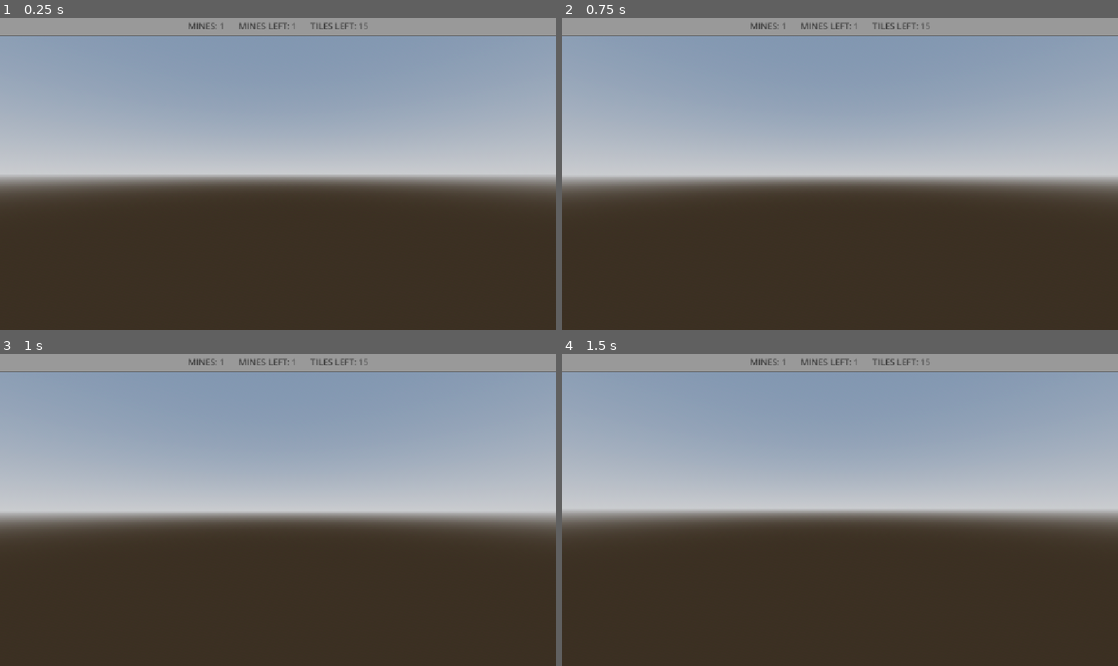
Above: before the commit, frames 1-4 (two rows, left to right).
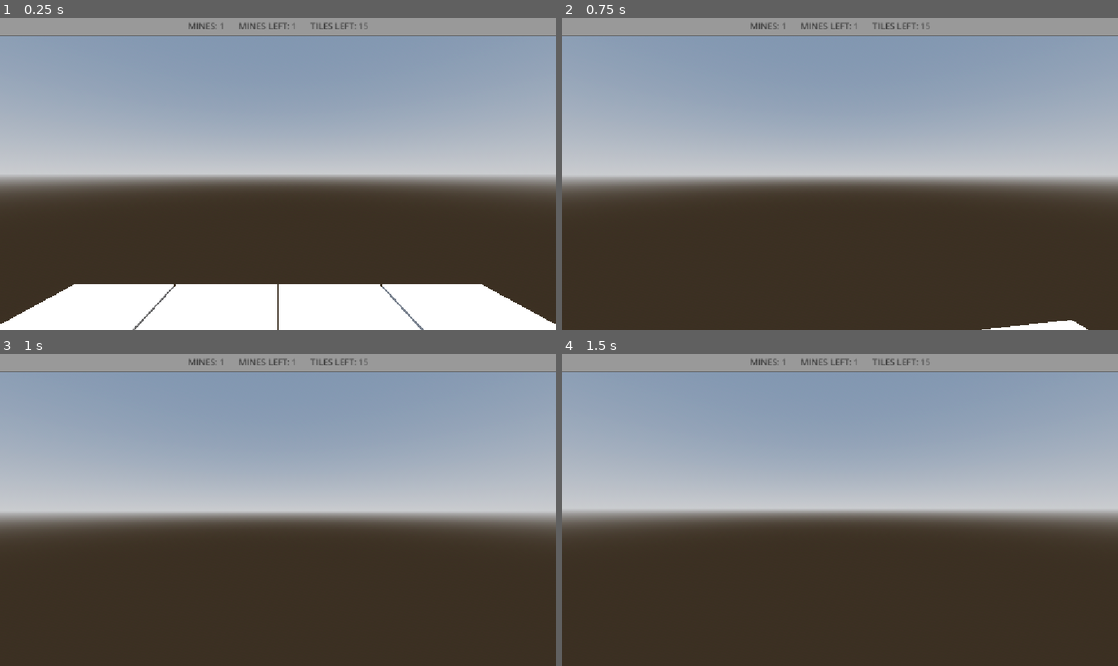
Above: after the commit, the same moments.

Repository: jaFriend/Isosweeper
Game: Godot game, scene res://scenes/level.tscn
Same seed, same stepped clock (60 frames per second), same inputs: the game is played once before the commit and once after it. This scene is started directly instead of the project's main scene.
Inputs (mouse positions are in pixels of both pictures, inside the frame that each line leads up to):
- Up to frame 1 (0.25 s): no input
- Up to frame 2 (0.75 s): tap Enter at 0.5 s; move the mouse to (867, 170) at 0.52 s; hold W (movement_forwards) from 0.53 s (still down); click (867, 170) at 0.6 s
- Up to frame 3 (1 s): keep holding W (movement_forwards); tap Space (movement_jump) at 0.77 s
- Up to frame 4 (1.5 s): keep holding W (movement_forwards); tap Space (movement_jump) at 1.25 s; move the mouse to (812, 510) at 1.27 s; right-click (812, 510) at 1.35 s

The runs differ from the first frame. In frame 1, 13% of the frame differs, in the area x 0-100%, y 85-100%; in frame 2, 0.3%; in frame 3, nothing differs; in frame 4, nothing differs.
Error in both runs: Out of bounds get index '0' (on base: 'Array[LevelInfo]') (res://scripts/level_manager.gd:45)

Commit message:
Added SoundManager, Separated Level UI

Diff:
--- /dev/null
+++ b/default_bus_layout.tres
@@ -0,0 +1,15 @@
+[gd_resource type="AudioBusLayout" format=3 uid="uid://jpwwaaleonpo"]
+
+[resource]
+bus/1/name = &"Music"
+bus/1/solo = false
+bus/1/mute = false
+bus/1/bypass_fx = false
+bus/1/volume_db = 0.0
+bus/1/send = &"Master"
+bus/2/name = &"Effects"
+bus/2/solo = false
+bus/2/mute = false
+bus/2/bypass_fx = false
+bus/2/volume_db = 0.0
+bus/2/send = &"Master"
--- a/project.godot
+++ b/project.godot
@@ -14,11 +14,16 @@
 run/main_scene="uid://mxatbfqxi0cy"
 config/features=PackedStringArray("4.6", "Forward Plus")
 
+[audio]
+
+buses/default_bus_layout="uid://jpwwaaleonpo"
+
 [autoload]
 
 GameEvents="*uid://beu8ecoywc04h"
 LevelManager="*uid://cmxwvvfqa78t1"
 SceneManager="*uid://befeu70kx1py8"
+AudioManager="*uid://crse8t6xjjwb0"
 SaveManager="*uid://dokl02esu1ayo"
 
 [display]
--- a/scenes/level.tscn
+++ b/scenes/level.tscn
@@ -2,6 +2,7 @@
 
 [ext_resource type="Script" uid="uid://d1l6tnwfngyp6" path="res://scripts/level.gd" id="1_w7c3h"]
 [ext_resource type="PackedScene" uid="uid://bs72ogkvdd7d6" path="res://addons/proto_controller/proto_controller.tscn" id="2_w8frs"]
+[ext_resource type="PackedScene" uid="uid://gfgil1qpr2oo" path="res://scenes/level_ui.tscn" id="3_klq6b"]
 [ext_resource type="PackedScene" uid="uid://cygjdgyxfrwka" path="res://scenes/level_pause_menu.tscn" id="3_w8frs"]
 [ext_resource type="MeshLibrary" uid="uid://bfrx7fhioyk5f" path="res://assets/numbers.tres" id="4_mx8sn"]
 [ext_resource type="MeshLibrary" uid="uid://bjunplhftxyox" path="res://assets/tiles.tres" id="5_ppgk2"]
@@ -31,10 +32,6 @@
 font_color = Color(0, 0.735357, 0, 1)
 outline_size = 8
 outline_color = Color(0, 0, 0, 1)
-
-[sub_resource type="StyleBoxFlat" id="StyleBoxFlat_2r41h"]
-border_width_bottom = 3
-border_color = Color(0.34901962, 0.34901962, 0.34901962, 1)
 
 [sub_resource type="BoxShape3D" id="BoxShape3D_2r41h"]
 
@@ -89,73 +86,7 @@
 horizontal_alignment = 1
 vertical_alignment = 1
 
-[node name="LevelUI" type="Control" parent="." unique_id=521962278]
-layout_mode = 3
-anchors_preset = 10
-anchor_right = 1.0
-grow_horizontal = 2
-
-[node name="PanelContainer" type="PanelContainer" parent="LevelUI" unique_id=2105011381]
-custom_minimum_size = Vector2(0, 40)
-layout_mode = 1
-anchors_preset = 10
-anchor_right = 1.0
-grow_horizontal = 2
-theme_override_styles/panel = SubResource("StyleBoxFlat_2r41h")
-
-[node name="MarginContainer" type="MarginContainer" parent="LevelUI/PanelContainer" unique_id=1891525397]
-layout_mode = 2
-
-[node name="HBoxContainer" type="HBoxContainer" parent="LevelUI/PanelContainer/MarginContainer" unique_id=1093348575]
-layout_mode = 2
-size_flags_horizontal = 4
-
-[node name="Mines_text" type="Label" parent="LevelUI/PanelContainer/MarginContainer/HBoxContainer" unique_id=1229051996]
-layout_mode = 2
-theme_override_colors/font_color = Color(0.24780053, 0.24780053, 0.24780053, 1)
-theme_override_font_sizes/font_size = 18
-text = "MINES:"
-
-[node name="Mines" type="Label" parent="LevelUI/PanelContainer/MarginContainer/HBoxContainer" unique_id=1439774779]
-layout_mode = 2
-theme_override_colors/font_color = Color(0.3491902, 0.3491902, 0.3491902, 1)
-theme_override_font_sizes/font_size = 18
-text = "000"
-horizontal_alignment = 1
-
-[node name="Control" type="Control" parent="LevelUI/PanelContainer/MarginContainer/HBoxContainer" unique_id=487074355]
-custom_minimum_size = Vector2(20, 0)
-layout_mode = 2
-
-[node name="MinesLeft_text" type="Label" parent="LevelUI/PanelContainer/MarginContainer/HBoxContainer" unique_id=2098212806]
-layout_mode = 2
-theme_override_colors/font_color = Color(0.24780053, 0.24780053, 0.24780053, 1)
-theme_override_font_sizes/font_size = 18
-text = "MINES LEFT:"
-
-[node name="MinesLeft" type="Label" parent="LevelUI/PanelContainer/MarginContainer/HBoxContainer" unique_id=1418452615]
-layout_mode = 2
-theme_override_colors/font_color = Color(0.3491902, 0.3491902, 0.3491902, 1)
-theme_override_font_sizes/font_size = 18
-text = "000"
-horizontal_alignment = 1
-
-[node name="Control2" type="Control" parent="LevelUI/PanelContainer/MarginContainer/HBoxContainer" unique_id=843304299]
-custom_minimum_size = Vector2(20, 0)
-layout_mode = 2
-
-[node name="TilesLeft_text" type="Label" parent="LevelUI/PanelContainer/MarginContainer/HBoxContainer" unique_id=2052262330]
-layout_mode = 2
-theme_override_colors/font_color = Color(0.24780053, 0.24780053, 0.24780053, 1)
-theme_override_font_sizes/font_size = 18
-text = "TILES LEFT:"
-
-[node name="TilesLeft" type="Label" parent="LevelUI/PanelContainer/MarginContainer/HBoxContainer" unique_id=1412899579]
-layout_mode = 2
-theme_override_colors/font_color = Color(0.3491902, 0.3491902, 0.3491902, 1)
-theme_override_font_sizes/font_size = 18
-text = "000"
-horizontal_alignment = 1
+[node name="LevelUI" parent="." unique_id=587057653 instance=ExtResource("3_klq6b")]
 
 [node name="LevelPauseMenu" parent="." unique_id=1526420097 instance=ExtResource("3_w8frs")]
 visible = false
@@ -170,6 +101,7 @@
 mesh_library = ExtResource("5_ppgk2")
 cell_size = Vector3(1, 1, 1)
 collision_layer = 3
+metadata/_editor_floor_ = Vector3(0, 0, 0)
 
 [node name="FlagsGridMap" type="GridMap" parent="." unique_id=2102483366]
 transform = Transform3D(1, 0, 0, 0, 1, 0, 0, 0, 1, 0, -0.5, 0)
@@ -181,3 +113,4 @@
 [node name="TilesCollision" type="CollisionShape3D" parent="TilesBody" unique_id=267098020]
 transform = Transform3D(1, 0, 0, 0, 1, 0, 0, 0, 1, 2, 0, 2)
 shape = SubResource("BoxShape3D_2r41h")
+debug_color = Color(1.7327071e-05, 0.8094265, 0.9439877, 0.41960785)
--- /dev/null
+++ b/scenes/level_ui.tscn
@@ -0,0 +1,76 @@
+[gd_scene format=3 uid="uid://gfgil1qpr2oo"]
+
+[ext_resource type="Script" uid="uid://bxk0rgjyyih7b" path="res://scripts/level_ui.gd" id="1_exbfu"]
+
+[sub_resource type="StyleBoxFlat" id="StyleBoxFlat_2r41h"]
+border_width_bottom = 3
+border_color = Color(0.34901962, 0.34901962, 0.34901962, 1)
+
+[node name="LevelUI" type="Control" unique_id=587057653]
+layout_mode = 3
+anchors_preset = 10
+anchor_right = 1.0
+grow_horizontal = 2
+script = ExtResource("1_exbfu")
+
+[node name="PanelContainer" type="PanelContainer" parent="." unique_id=1775091328]
+custom_minimum_size = Vector2(0, 40)
+layout_mode = 1
+anchors_preset = 10
+anchor_right = 1.0
+grow_horizontal = 2
+theme_override_styles/panel = SubResource("StyleBoxFlat_2r41h")
+
+[node name="MarginContainer" type="MarginContainer" parent="PanelContainer" unique_id=1310275622]
+layout_mode = 2
+
+[node name="HBoxContainer" type="HBoxContainer" parent="PanelContainer/MarginContainer" unique_id=646125579]
+layout_mode = 2
+size_flags_horizontal = 4
+
+[node name="Mines_text" type="Label" parent="PanelContainer/MarginContainer/HBoxContainer" unique_id=1855329225]
+layout_mode = 2
+theme_override_colors/font_color = Color(0.24780053, 0.24780053, 0.24780053, 1)
+theme_override_font_sizes/font_size = 18
+text = "MINES:"
+
+[node name="Mines" type="Label" parent="PanelContainer/MarginContainer/HBoxContainer" unique_id=156404078]
+layout_mode = 2
+theme_override_colors/font_color = Color(0.3491902, 0.3491902, 0.3491902, 1)
+theme_override_font_sizes/font_size = 18
+text = "000"
+horizontal_alignment = 1
+
+[node name="Control" type="Control" parent="PanelContainer/MarginContainer/HBoxContainer" unique_id=43180085]
+custom_minimum_size = Vector2(20, 0)
+layout_mode = 2
+
+[node name="MinesLeft_text" type="Label" parent="PanelContainer/MarginContainer/HBoxContainer" unique_id=1371453834]
+layout_mode = 2
+theme_override_colors/font_color = Color(0.24780053, 0.24780053, 0.24780053, 1)
+theme_override_font_sizes/font_size = 18
+text = "MINES LEFT:"
+
+[node name="MinesLeft" type="Label" parent="PanelContainer/MarginContainer/HBoxContainer" unique_id=1372215152]
+layout_mode = 2
+theme_override_colors/font_color = Color(0.3491902, 0.3491902, 0.3491902, 1)
+theme_override_font_sizes/font_size = 18
+text = "000"
+horizontal_alignment = 1
+
+[node name="Control2" type="Control" parent="PanelContainer/MarginContainer/HBoxContainer" unique_id=543113932]
+custom_minimum_size = Vector2(20, 0)
+layout_mode = 2
+
+[node name="TilesLeft_text" type="Label" parent="PanelContainer/MarginContainer/HBoxContainer" unique_id=1062614918]
+layout_mode = 2
+theme_override_colors/font_color = Color(0.24780053, 0.24780053, 0.24780053, 1)
+theme_override_font_sizes/font_size = 18
+text = "TILES LEFT:"
+
+[node name="TilesLeft" type="Label" parent="PanelContainer/MarginContainer/HBoxContainer" unique_id=395246448]
+layout_mode = 2
+theme_override_colors/font_color = Color(0.3491902, 0.3491902, 0.3491902, 1)
+theme_override_font_sizes/font_size = 18
+text = "000"
+horizontal_alignment = 1
--- /dev/null
+++ b/scripts/audio_manager.gd
@@ -0,0 +1,105 @@
+extends Node
+
+const MAIN_MUSIC: StringName = &"main_music"
+const CLICK_SOUND: StringName = &"click_sound"
+
+class AudioTrack:
+	var stream: AudioStream
+	var volume: float
+	var bus: String
+
+	func _init(init_stream: AudioStream, init_volume: float, init_bus: StringName = "Master") -> void:
+		self.stream = init_stream
+		self.volume = init_volume
+		self.bus = init_bus
+
+class StreamPlayer:
+	var player: AudioStreamPlayer
+	var is_disposable: bool
+	signal destroyed(instance)
+	func _init(parent: Node, bus: StringName, disposable: bool = false) -> void:
+		self.is_disposable = disposable
+		self.player = AudioStreamPlayer.new()
+		parent.add_child(self.player)
+		self.player.bus = bus
+		self.player.process_mode = parent.PROCESS_MODE_ALWAYS
+		if is_disposable:
+			self.player.finished.connect(_on_finished)
+	func _on_finished() -> void:
+		destroyed.emit(self)
+		self.player.queue_free()
+
+	func play_track(audio_track: AudioTrack):
+		self.player.stream = audio_track.stream
+		self.player.volume_db = linear_to_db(audio_track.volume)
+
+		self.player.play()
+	func stop():
+		self.player.stop()
+
+class StreamPlayers:
+	var buses: Dictionary
+
+	class BusController:
+		var players: Array[StreamPlayer]
+		var single: bool
+
+		func _init(parent: Node, name: StringName, is_single: bool) -> void:
+			self.single = is_single
+			if is_single:
+				self.players.append(StreamPlayer.new(parent, name))
+
+		func play_track(parent: Node, audio_track: AudioTrack):
+			if self.single:
+				self.players[0].play_track(audio_track)
+			else:
+				var stream_player: StreamPlayer = StreamPlayer.new(parent, audio_track.bus, true)
+				self.players.append(stream_player)
+				stream_player.destroyed.connect(_on_player_destroyed)
+				stream_player.play_track(audio_track)
+		func stop() -> void:
+			if single:
+				self.players[0].stop()
+		func _on_player_destroyed(instance):
+			self.players.erase(instance)
+
+	func _init() -> void:
+		self.buses = {}
+
+	func add_bus(parent: Node, bus_name: String, is_single: bool):
+		self.buses[bus_name] = BusController.new(parent, bus_name, is_single)
+
+	func play_audio_track(parent: Node, audio_track: AudioTrack):
+		if self.buses.has(audio_track.bus):
+			self.buses[audio_track.bus].play_track(parent, audio_track)
+	func stop_player(bus: String):
+		if bus in self.buses:
+			self.buses[bus].stop()
+
+var audio_tracks: Dictionary
+var stream_players: StreamPlayers
+
+const MUSIC: StringName = &"Music"
+const EFFECTS: StringName = &"Effects"
+
+func _ready() -> void:
+	setup_players()
+	setup_tracks()
+
+	play_audio_track(self.MAIN_MUSIC)
+
+func setup_players() -> void:
+	stream_players = StreamPlayers.new()
+	stream_players.add_bus(self, self.MUSIC, true)
+	stream_players.add_bus(self, self.EFFECTS, false)
+
+func setup_tracks() -> void:
+	audio_tracks[self.MAIN_MUSIC] = AudioTrack.new(load("res://assets/audio/wealthy3.mp3"), 1.0, self.MUSIC)
+	audio_tracks[self.CLICK_SOUND] = AudioTrack.new(load("res://assets/audio/click.mp3"), 1.0, self.EFFECTS)
+
+func play_audio_track(name: StringName) -> void:
+	if audio_tracks.has(name):
+		stream_players.play_audio_track(self, audio_tracks[name])
+
+func stop_audio_bus(name: StringName) -> void:
+	stream_players.stop_player(name)
--- a/scripts/custom_level.gd
+++ b/scripts/custom_level.gd
@@ -33,4 +33,4 @@
 	LevelManager.load_custom_level(level_info)
 
 func _on_back_button_pressed() -> void:
-	SceneManager.transition("res://scenes/main_menu.tscn")
+	SceneManager.transition(SceneManager.SCENES.MAIN_MENU)
--- a/scripts/level.gd
+++ b/scripts/level.gd
@@ -4,10 +4,10 @@
 @onready var tiles_grid_map: GridMap = $TilesGridMap
 @onready var flags_grid_map: GridMap = $FlagsGridMap
 @onready var tiles_collision: CollisionShape3D = $TilesBody/TilesCollision
-@onready var mines_label: Label = $LevelUI/PanelContainer/MarginContainer/HBoxContainer/Mines
-@onready var mines_left_label: Label = $LevelUI/PanelContainer/MarginContainer/HBoxContainer/MinesLeft
-@onready var tiles_left_label: Label = $LevelUI/PanelContainer/MarginContainer/HBoxContainer/TilesLeft
 @onready var level_pause_menu = $LevelPauseMenu
+@onready var proto_controller = $ProtoController
+@onready var level_ui = $LevelUI
+
 var pause_menu_state: bool = false:
 	set(value):
 		pause_menu_state = value
@@ -39,9 +39,11 @@
 	self.pre_generate = level_info.pre_generate
 
 func _ready() -> void:
+	#AudioManager.stop_audio_bus(AudioManager.MUSIC)
 	load_level()
 	grid_level = Grid.new(width, height, mines, pre_generate)
 	_generate_3d_grid()
+	proto_controller.position = Vector3(self.width, 1, self.height)
 
 	GameEvents.player_send_mine_signal.connect(_mine_grid)
 	GameEvents.player_send_flag_signal.connect(_flag_grid)
@@ -58,49 +60,48 @@
 	self.cells_shown = 0
 	self.cells_left = width * height - mines
 	self.mines_left = mines
+	level_ui.setup_ui(self.mines, self.mines_left, self.cells_left)
 
-	self.tiles_left_label.text = str(cells_left)
-	self.mines_label.text = str(mines)
-	self.mines_left_label.text = str(mines_left)
 	time_started = Time.get_ticks_msec()
 
 func _generate_3d_grid() -> void:
 	tiles_grid_map.cell_scale *= 0.98
+	tiles_collision.position = Vector3(self.width, 0, self.height)
 	tiles_collision.shape.size = Vector3(self.width * 2, 2, self.height * 2)
 	for x in range(self.width):
 		for y in range(self.height):
-			tiles_grid_map.set_cell_item(Vector3i(x - self.width / 2 + 1, 0, y - self.height / 2 + 1), self.tile_hidden, 0)
+			tiles_grid_map.set_cell_item(Vector3i(x, 0, y), self.tile_hidden, 0)
 
 func _mine_grid(pos: Vector2i):
-	var grid_pos: Vector2i = Vector2i(pos.x + self.width / 2 - 1, pos.y + self.height / 2 - 1)
+	var grid_pos: Vector2i = Vector2i(pos.x, pos.y)
 	grid_level.mine(grid_pos, get_tree())
 
 func _flag_grid(pos: Vector2i):
-	var grid_pos: Vector2i = Vector2i(pos.x + self.width / 2 - 1, pos.y + self.height / 2 - 1)
+	var grid_pos: Vector2i = Vector2i(pos.x, pos.y)
 	grid_level.flag(grid_pos)
 
 func _flag_cell(pos: Vector2i, flag: bool):
 
-	var grid_map_pos: Vector3i = Vector3i(pos.x - self.width / 2 + 1, 0, pos.y - self.height / 2 + 1)
+	var grid_map_pos: Vector3i = Vector3i(pos.x, 0, pos.y)
 	if flag:
 		self.flags_grid_map.set_cell_item(grid_map_pos, self.flag_revealed, 10)
 		self.mines_left -= 1
 		if self.mines_left >= 0:
-			self.mines_left_label.text = str(self.mines_left)
+			level_ui.mines_left_value(self.mines_left)
 	else:
 		self.flags_grid_map.set_cell_item(grid_map_pos, self.flag_hidden, 10)
 		self.mines_left += 1
 		if self.mines_left >= 0:
-			self.mines_left_label.text = str(self.mines_left)
+			level_ui.mines_left_value(self.mines_left)
 
 func _reveal_cell(pos: Vector2i):
-	var grid_map_pos: Vector3i = Vector3i(pos.x - self.width / 2 + 1, 0, pos.y - self.height / 2 + 1)
+	var grid_map_pos: Vector3i = Vector3i(pos.x, 0, pos.y)
 	self.cells_shown += 1
 
 	self.numbers_grid_map.set_cell_item(grid_map_pos, self.grid_level.grid[pos.x][pos.y].mines - 1, 12)
 	self.tiles_grid_map.set_cell_item(grid_map_pos, self.tile_revealed, 0)
 
-	self.tiles_left_label.text = str(cells_left - cells_shown)
+	level_ui.tiles_left_value(cells_left - cells_shown)
 
 	if cells_shown == cells_left:
 		var time: int = (Time.get_ticks_msec() - time_started) / 1000
@@ -109,6 +110,8 @@
 func _process(delta: float) -> void:
 	if Input.is_action_just_pressed("pause_button"):
 		self.pause_menu_state = not self.pause_menu_state
+	if Input.is_action_just_pressed("input_selection") and not self.pause_menu_state:
+		AudioManager.play_audio_track(AudioManager.CLICK_SOUND)
 
 func _on_win(time :int) -> void:
 	LevelManager.win(time)
@@ -128,9 +131,9 @@
 
 func _exit_game() -> void:
 	if LevelManager.idx == -1:
-		SceneManager.transition_deferred("res://scenes/custom_level.tscn")
+		SceneManager.transition_deferred(SceneManager.SCENES.CUSTOM_LEVEL_MENU)
 	else:
-		SceneManager.transition_deferred("res://scenes/level_menu.tscn")
+		SceneManager.transition_deferred(SceneManager.SCENES.LEVEL_MENU)
 
 func _resume_game() -> void:
 	self.pause_menu_state = false
--- a/scripts/level_generator.gd
+++ b/scripts/level_generator.gd
@@ -21,6 +21,7 @@
 	add_one_level(levels, create_level_info(10, 10, 5, false))
 	multi_add_levels_by_range(levels,
 							  LevelRequirements.new(10, 10, 10),
+
 							  LevelRequirements.new(64, 64, 500), 99, 45)
 	multi_add_levels_by_range(levels,
 							  LevelRequirements.new(64, 64, 900),
--- a/scripts/level_manager.gd
+++ b/scripts/level_manager.gd
@@ -30,7 +30,7 @@
 	self.idx = index
 	self.level_completed = false
 	self.completed_level_time = 0
-	SceneManager.transition("res://scenes/level.tscn")
+	SceneManager.transition(SceneManager.SCENES.LEVEL)
 
 func unlock_level() -> void:
 	if self.level_completed and self.idx == self.completed_levels:
@@ -61,4 +61,4 @@
 func load_custom_level(level_info: LevelInfo) -> void:
 	self.custom_level_info = level_info
 	self.idx = self.CUSTOM_LEVEL
-	SceneManager.transition("res://scenes/level.tscn")
+	SceneManager.transition(SceneManager.SCENES.LEVEL)
--- a/scripts/level_menu.gd
+++ b/scripts/level_menu.gd
@@ -34,4 +34,4 @@
 
 
 func _on_back_button_pressed() -> void:
-	SceneManager.transition("res://scenes/main_menu.tscn")
+	SceneManager.transition(SceneManager.SCENES.MAIN_MENU)
--- /dev/null
+++ b/scripts/level_ui.gd
@@ -0,0 +1,17 @@
+extends Control
+
+@onready var mines_label: Label = $PanelContainer/MarginContainer/HBoxContainer/Mines
+@onready var mines_left_label: Label = $PanelContainer/MarginContainer/HBoxContainer/MinesLeft
+@onready var tiles_left_label: Label = $PanelContainer/MarginContainer/HBoxContainer/TilesLeft
+
+func setup_ui(mines: int, mines_left: int, tiles_left: int) -> void:
+	self.tiles_left_label.text = str(tiles_left)
+	self.mines_label.text = str(mines)
+	self.mines_left_label.text = str(mines_left)
+
+func mines_value(num: int) -> void:
+	self.mines_label.text = str(num)
+func mines_left_value(num: int) -> void:
+	self.mines_left_label.text = str(num)
+func tiles_left_value(num: int) -> void:
+	self.tiles_left_label.text = str(num)
--- a/scripts/main_menu.gd
+++ b/scripts/main_menu.gd
@@ -2,10 +2,10 @@
 
 
 func _on_levels_button_pressed() -> void:
-	SceneManager.transition("res://scenes/level_menu.tscn")
+	SceneManager.transition(SceneManager.SCENES.LEVEL_MENU)
 
 func _on_custom_level_button_pressed() -> void:
-	SceneManager.transition("res://scenes/custom_level.tscn")
+	SceneManager.transition(SceneManager.SCENES.CUSTOM_LEVEL_MENU)
 
 func _on_exit_button_pressed() -> void:
 	get_tree().root.propagate_notification(NOTIFICATION_WM_CLOSE_REQUEST)
--- a/scripts/scene_manager.gd
+++ b/scripts/scene_manager.gd
@@ -2,6 +2,13 @@
 
 const BLANK_SCREEN: PackedScene = preload("res://scenes/blank_panel.tscn")
 var _blank_instance: Control
+
+const SCENES: Dictionary = {
+	"MAIN_MENU": "res://scenes/main_menu.tscn",
+	"LEVEL_MENU": "res://scenes/level_menu.tscn",
+	"CUSTOM_LEVEL_MENU": "res://scenes/custom_level.tscn",
+	"LEVEL": "res://scenes/level.tscn"
+}
 
 func _ready() -> void:
 	var canvas = CanvasLayer.new()
Not shown, added: assets/audio/click.mp3.import
Not shown, added: assets/audio/wealthy3.mp3.import
Not shown, added: scripts/audio_manager.gd.uid
Not shown, added: scripts/level_ui.gd.uid
Not shown, added: assets/audio/click.mp3
Not shown, added: assets/audio/wealthy3.mp3
